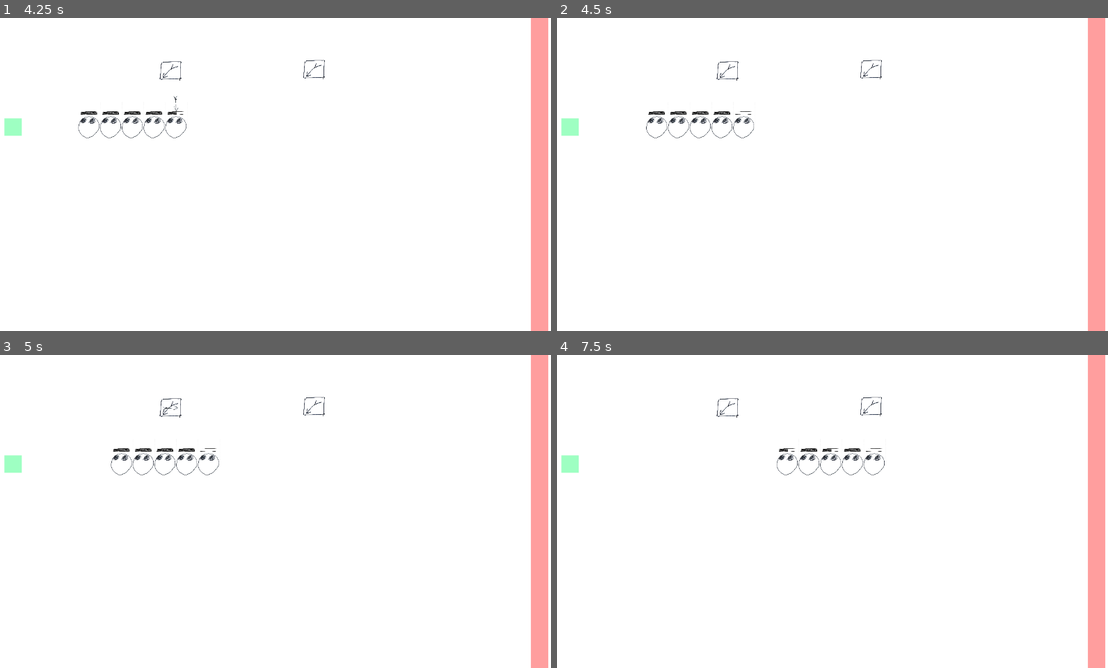
Above: before the commit, frames 1-4 (two rows, left to right).
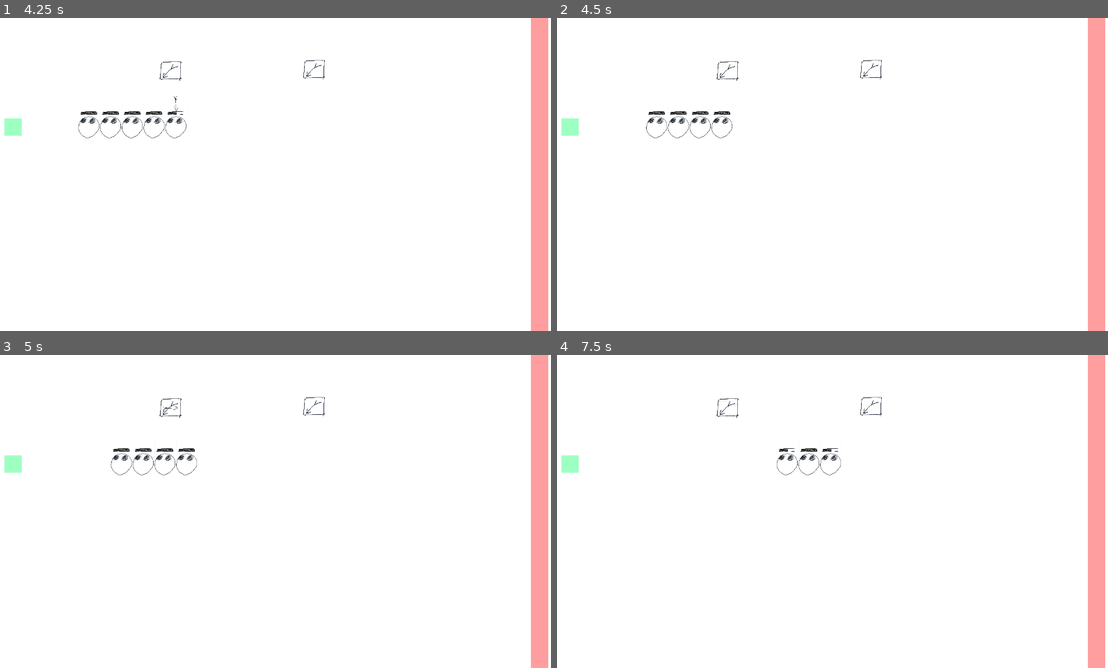
Above: after the commit, the same moments.

Repository: OzuYatamutsu/notebook-tower-defense
Game: Godot game, scene res://levels/test_level.tscn
The game is run twice, just before and just after one commit, with the same random seed, the same clock (stepped at 60 frames per second) and the same inputs.
Inputs:
- Up to frame 1 (4.25 s): tap Enter at 0.5 s
- Up to frame 2 (4.5 s): no input
- Up to frame 3 (5 s): no input
- Up to frame 4 (7.5 s): no input

Frame 1 is identical in both runs. In frame 2, less than 0.1% of the frame differs, in the area x 31-36%, y 29-39%; in frame 3, less than 0.1%; in frame 4, 0.2%, in the area x 51-60%, y 29-39%.
Error before the commit: Invalid access to property or key '_on_mob_killed' on a base object of type 'Node2D (test_level.gd)'. (res://mobs/mob.gd:14)

Commit message:
Fix second waves logic

Diff:
--- a/levels/level.gd
+++ b/levels/level.gd
@@ -21,6 +21,7 @@
     CURRENT_WAVE_TIMER = Timer.new()
     CURRENT_WAVE_TIMER.wait_time = WAVE_TIMER_SECS
     CURRENT_WAVE_TIMER.timeout.connect(next_wave)
+    add_child(CURRENT_WAVE_TIMER)
 
     GameState.PLAYER_LIVES_START = 5  # TODO
     for wave_contents in WAVE_CONTENTS:
@@ -29,11 +30,13 @@
     GameState._on_level_load()
 
 func start_wave() -> void:
+    CURRENT_WAVE_TIMER.start()
     CURRENT_WAVE.start()
     SPAWNER.activate()
 
 func end_wave() -> void:
-    CURRENT_WAVE.stop()
+    CURRENT_WAVE_TIMER.stop()
+    CURRENT_WAVE.end()
     SPAWNER.deactivate()
 
 func next_wave() -> void:
--- a/mobs/mob.gd
+++ b/mobs/mob.gd
@@ -11,7 +11,7 @@
 func _ready() -> void:
     HEALTH_BAR.set_max_hp(MAX_HP)
     area_entered.connect(_on_hit)
-    mob_killed.connect(GameState.CURRENT_LEVEL._on_mob_killed)
+    # mob_killed.connect(GameState.CURRENT_LEVEL._on_mob_killed)
     HEALTH_BAR.no_hp.connect(_on_death)
 
 func _physics_process(delta: float) -> void:
